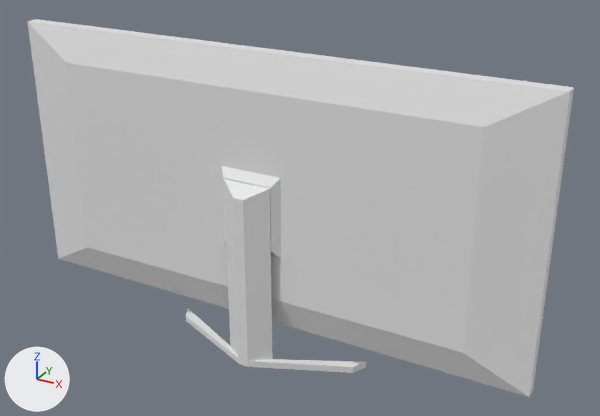
What one commit did to the Blender file models/tv.blend.
Both versions are drawn from a 50 mm lens placed at (0.283, -0.47, 0.223), pointed at (0.027, -0.004, -0.01). The axes (+X, +Y, +Z) are drawn at lower left. The lights are the same throughout.
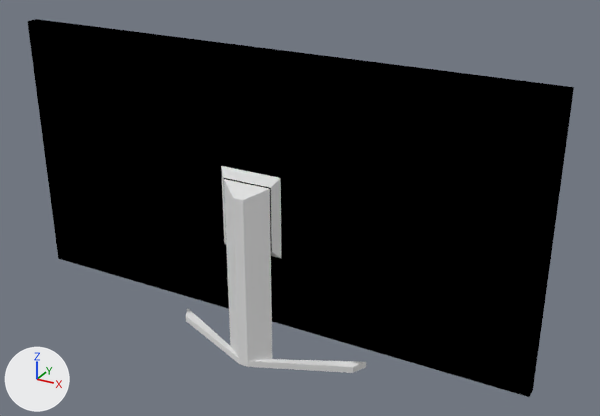
Boxes [x1, y1, x2, y2] around the edits, measured in the pictures (600 x 416 px):
part 1 of me_cube_001, recoloured (white to black)
    both: [66, 63, 484, 352]
part 2 of me_cube_001, recoloured (white to black)
    both: [27, 19, 574, 397]

Patch to the scene script:
```diff
--- a/models/tv.blend.py
+++ b/models/tv.blend.py
@@ mat_material_003 @@
+mat_material_003 = diffuse_material('Material.003')
+mat_material_003.base_color = (0.8, 0.8, 0.8)  # white #e7e7e7
@@ mat_material_002 @@
+mat_material_002 = diffuse_material('Material.002')
+mat_material_002.base_color = (0.0, 0.0, 0.0)  # black #000000
@@ mat_material_001 @@
+mat_material_001 = diffuse_material('Material.001')
+mat_material_001.base_color = (0.0, 0.0, 0.0)  # black #000000
@@ me_cube_001 @@
 me_cube_001.from_pydata(...)  # 104 vertices, 102 faces; spans x -0.2..0.2, y -0.041..-0.001, z -0.127..0.1
 # used by ob_cube; location = (0.0, 0.0, 0.0)
+# me_cube_001 part 1: 35 of the faces centred in x -0.108..0.108, y -0.03..-0.009, z -0.093..0.093 switch from no material to mat_material_001 (black #000000)
+# me_cube_001 part 2: 36 of the faces centred in x -0.2..0.2, y -0.021..-0.008, z -0.1..0.1 switch from no material to mat_material_002 (black #000000)
+me_cube_001.materials.append(mat_material_003)  # white #e7e7e7
```
